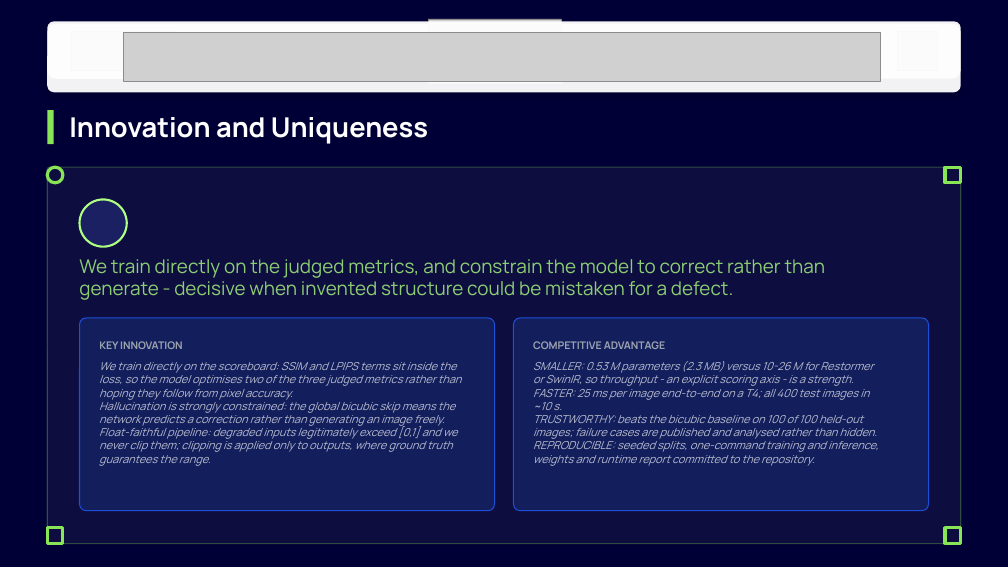
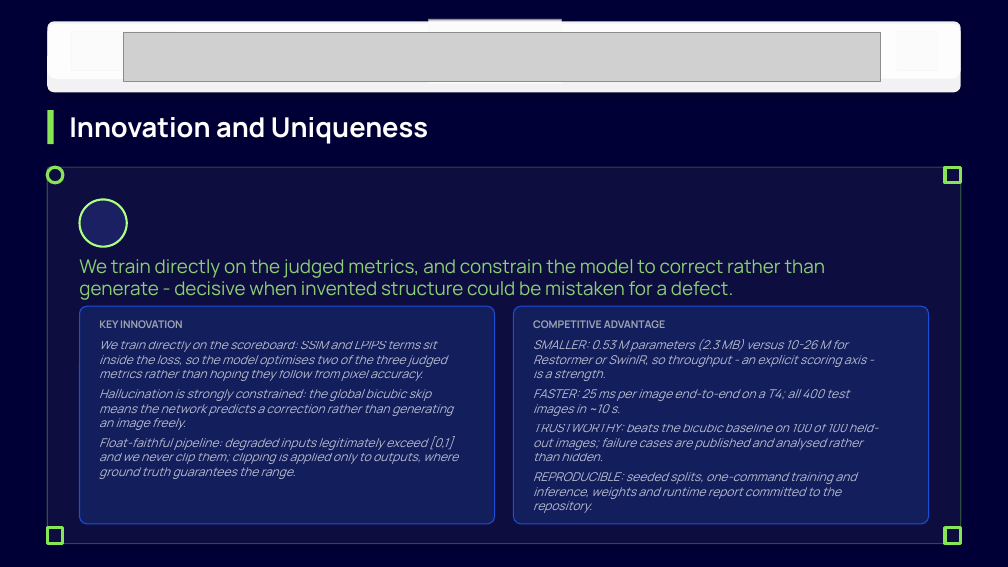
Before and after one commit to prakharbajaj1551/semicon-image-restoration, a slide deck: slide 5 of BYTE BRIGADE_PS01.pptx. Drawn at 1008x567 pixels with LibreOffice and Linux fonts; fonts in the diff are those of the drawing; grey boxes stand for pictures; background and template pictures are left out. Boxes give left, top, right and bottom in pixels: in the first picture for what was removed or moved away, otherwise in the second. Text is boxed around its words. In the diff, an @@ line names an element or a change of style, - is before the commit and + after.

```diff
--- a/BYTE BRIGADE_PS01.pptx
+++ b/BYTE BRIGADE_PS01.pptx
@@ rounded rectangle: place and size @@
-rounded rectangle at [79,318,495,511]
+rounded rectangle at [79,306,495,524]
@@ text "KEY INNOVATION": place and size @@
-text "KEY INNOVATION" at [99,341,183,349]
+text "KEY INNOVATION" at [99,320,183,328]
@@ rounded rectangle: place and size @@
-rounded rectangle at [513,318,929,511]
+rounded rectangle at [513,306,929,524]
@@ text "COMPETITIVE ADVANTAGE": place and size @@
-text "COMPETITIVE ADVANTAGE" at [533,341,665,349]
+text "COMPETITIVE ADVANTAGE" at [533,320,665,328]
@@ text "We train directly on the ...": place and size @@
-text "We train directly on the ..." at [99,362,462,466]
+text "We train directly on the ..." at [99,341,458,479]
@@ text "We train directly on the ..." at [99,341,458,479]: size 10.5 to 11.5 pt; more space between paragraphs @@
@@ text "SMALLER: 0.53 M parameters (2.3 ..." at [533,339,878,513]: size 10.5 to 11.5 pt; more space between paragraphs @@
@@ text "SMALLER: 0.53 M parameters (2.3 ...": place and size @@
-text "SMALLER: 0.53 M parameters (2.3 ..." at [533,361,879,466]
+text "SMALLER: 0.53 M parameters (2.3 ..." at [533,339,878,513]
```
Also in this commit, not shown: 4 other slides changed, 1 other file.
